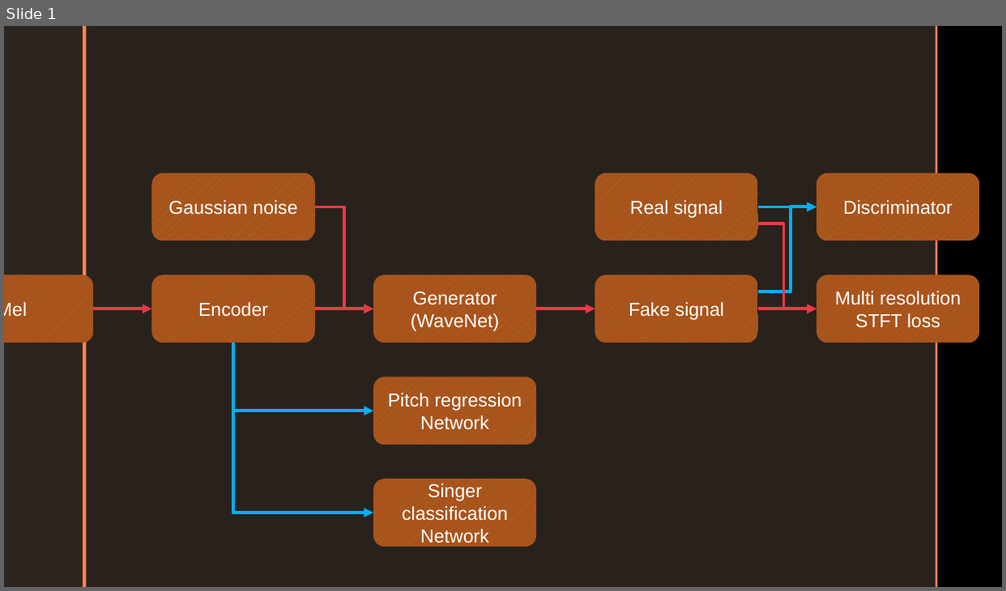
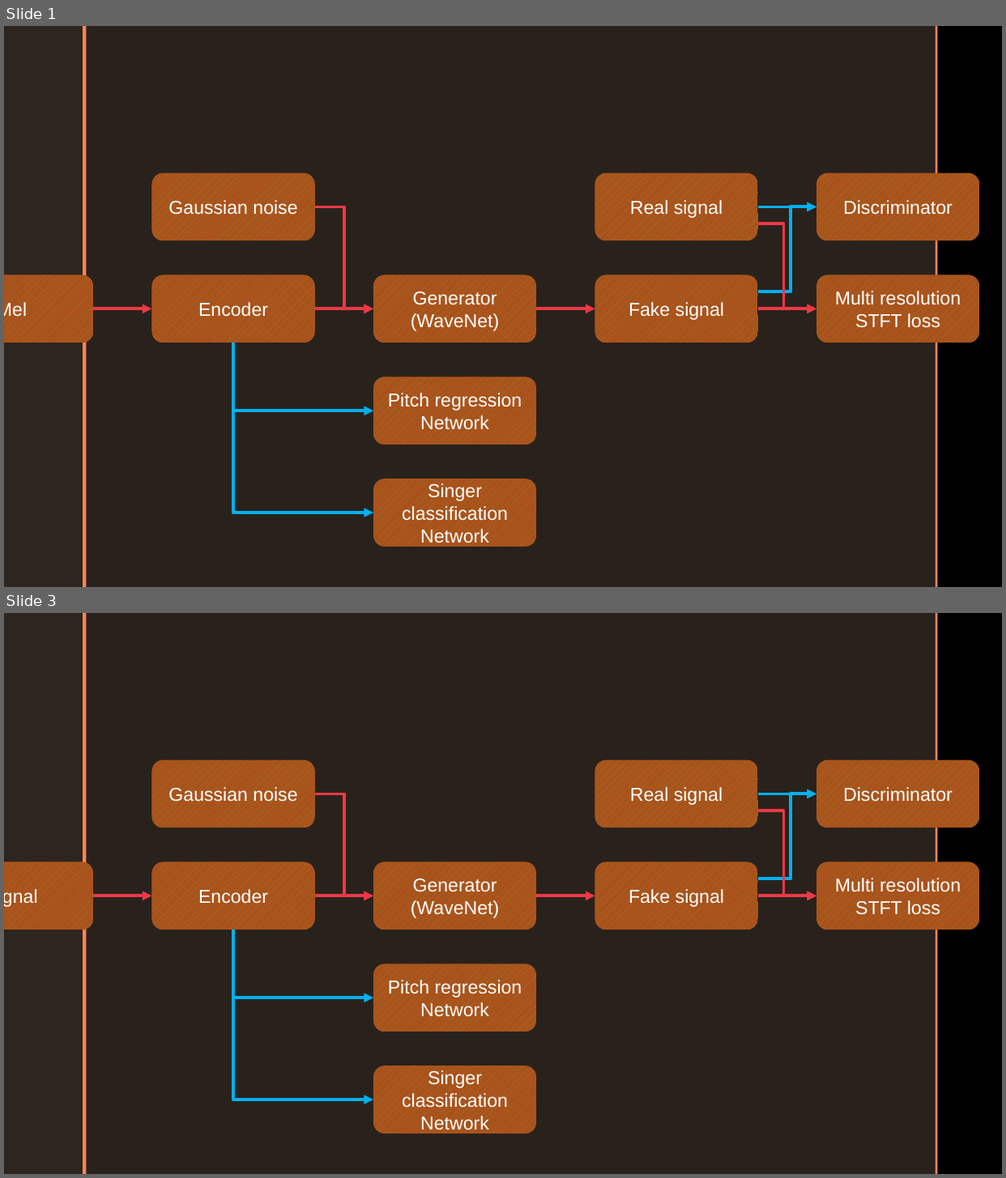
Before and after one commit to CODEJIN/PVCGAN_Torch, a slide deck: Figures/Structure.pptx. Shown one above the other, each under a label of ours: slide 1 before the commit, slides 1 and 3 after it; the slides between them are not shown. The pictures are 1006x591 and 1006x1178 pixels, drawn with LibreOffice and Linux fonts; fonts in the diff are those of the drawing; background and template pictures are left out. Boxes give left, top, right and bottom in pixels: in the first picture for what was removed or moved away, otherwise in the second. Text is boxed around its words. In the diff, an @@ line names an element or a change of style, - is before the commit and + after.

```diff
--- a/Figures/Structure.pptx
+++ b/Figures/Structure.pptx
@@ slide 3 added at <box>4,613,1002,1174</box>, background picture (left out); not listed: 4 template elements that a slide beside it also shows @@
@@ rounded rectangle added at <box>152,760,315,828</box>, fill pattern #CA1220 on #A2631C, 18 pt, text #FFFFFF @@
+Gaussian noise
@@ rounded rectangle added at <box>594,760,758,828</box>, fill pattern #CA1220 on #A2631C, 18 pt, text #FFFFFF @@
+Real signal
@@ rounded rectangle added at <box>750,773,759,781</box>, fill pattern #CA1220 on #A2631C @@
@@ rounded rectangle added at <box>816,760,979,828</box>, fill pattern #CA1220 on #A2631C, 18 pt, text #FFFFFF @@
+Discriminator
@@ elbow arrow added from (315, 794) to (374, 896), #ED3846 3 pt @@
@@ rounded rectangle added at <box>750,807,759,815</box>, fill pattern #CA1220 on #A2631C @@
@@ arrow added from (758, 794) to (816, 794), #00B0F0 3 pt @@
@@ elbow arrow added from (758, 879) to (816, 794), #00B0F0 3 pt @@
@@ elbow arrow added from (758, 811) to (816, 896), #ED3846 3 pt @@
@@ rounded rectangle added at <box>4,862,94,931</box>, fill pattern #CA1220 on #A2631C, 18 pt, text #FFFFFF @@
+Signal
@@ rounded rectangle added at <box>152,862,315,931</box>, fill pattern #CA1220 on #A2631C, 18 pt, text #FFFFFF @@
+Encoder
@@ rounded rectangle added at <box>374,862,537,931</box>, fill pattern #CA1220 on #A2631C, 18 pt, text #FFFFFF @@
+Generator
+(WaveNet)
@@ rounded rectangle added at <box>594,862,758,931</box>, fill pattern #CA1220 on #A2631C, 18 pt, text #FFFFFF @@
+Fake signal
@@ rounded rectangle added at <box>750,875,759,884</box>, fill pattern #CA1220 on #A2631C @@
@@ rounded rectangle added at <box>816,862,979,931</box>, fill pattern #CA1220 on #A2631C, 18 pt, text #FFFFFF @@
+Multi resolution
+STFT loss
@@ arrow added from (93, 896) to (152, 896), #ED3846 3 pt @@
@@ arrow added from (315, 896) to (374, 896), #ED3846 3 pt @@
@@ arrow added from (536, 896) to (594, 896), #ED3846 3 pt @@
@@ arrow added from (758, 896) to (816, 896), #ED3846 3 pt @@
@@ rounded rectangle added at <box>750,909,759,918</box>, fill pattern #CA1220 on #A2631C @@
@@ elbow arrow added from (233, 931) to (374, 998), #00B0F0 3 pt @@
@@ elbow arrow added from (233, 931) to (374, 1101), #00B0F0 3 pt @@
@@ rounded rectangle added at <box>374,964,537,1033</box>, fill pattern #CA1220 on #A2631C, 18 pt, text #FFFFFF @@
+Pitch regression Network
@@ rounded rectangle added at <box>374,1066,537,1134</box>, fill pattern #CA1220 on #A2631C, 18 pt, text #FFFFFF @@
+Singer classification Network
```
Also in this commit, not shown: 1 other slide added, 23 other files.
